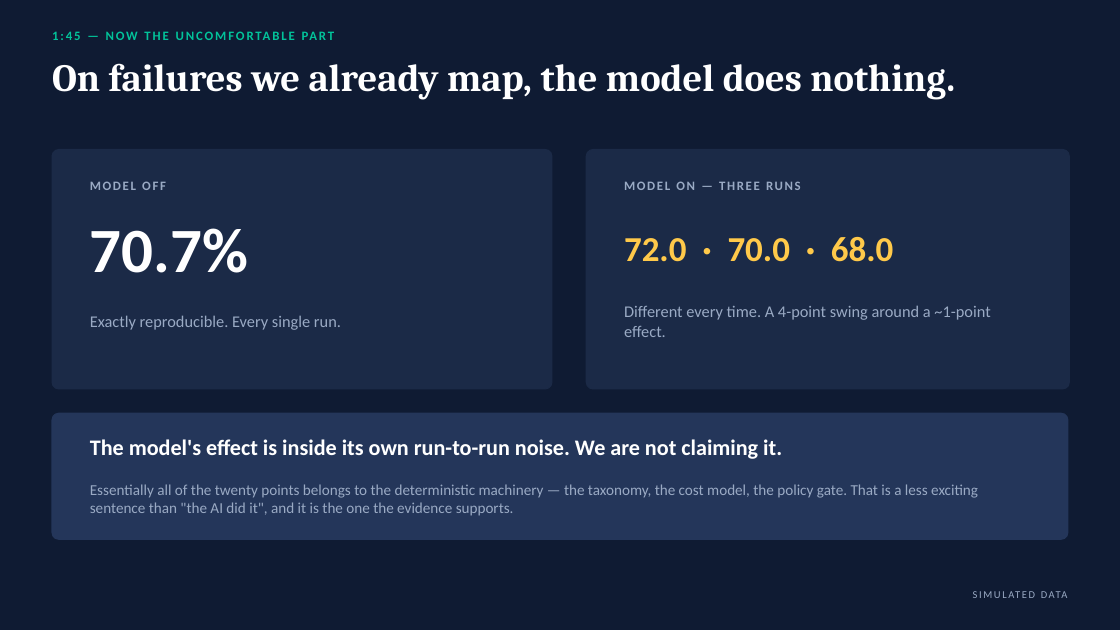
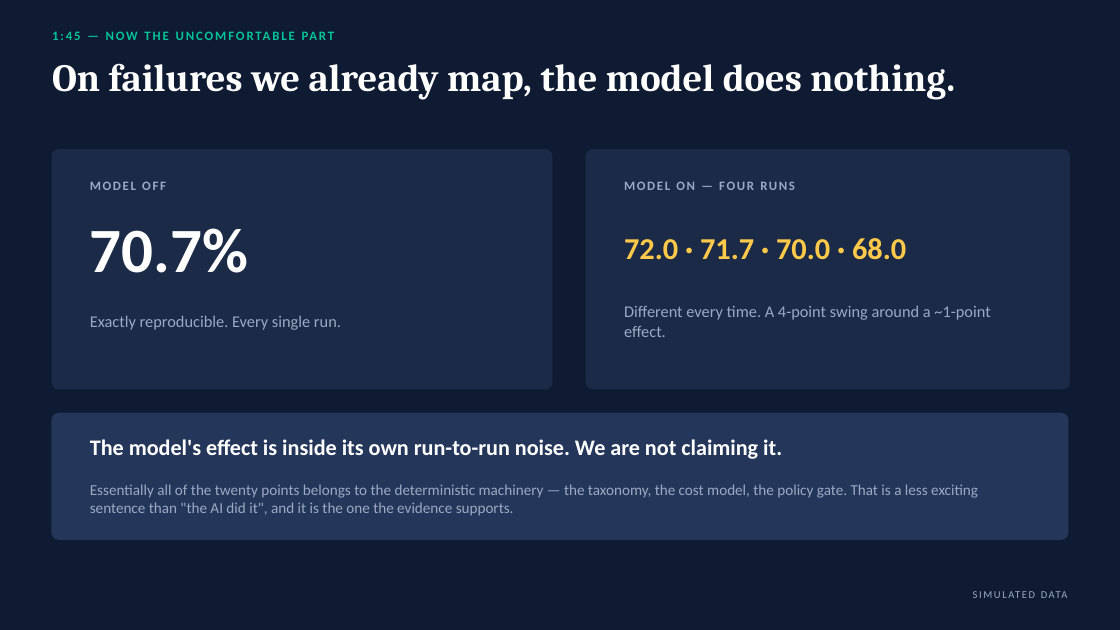
Before and after one commit to Rakesh-18112006/Salvage, a slide deck: slide 5 of docs/SALVAGE-pitch-deck.pptx. Drawn at 1120x630 pixels with LibreOffice and Linux fonts; fonts in the diff are those of the drawing. Boxes give left, top, right and bottom in pixels: in the first picture for what was removed or moved away, otherwise in the second. Text is boxed around its words. In the diff, an @@ line names an element or a change of style, - is before the commit and + after.

Commit message:
Re-baseline every live figure against the 3 Sep prep run
The generalization arm calls a real model, so its numbers move between runs. Two
runs of the identical command on the identical seed differ, and the artefacts
were still quoting the first one.

Corrected everywhere (README, PITCH, RUNSHEET, OPEN-ITEMS, the deck):

  unmapped recovery         62.7%  ->  61.3%
  share of ground recovered 85.5%  ->  83.6%
  cases to a human          25     ->  28
  legible read correctly    88.3%  ->  86.6%
  adopted readings          192    ->  187
  provenance                184 cached, 0 fallbacks -> 179 cached, 3 fallbacks

Phase 3's live arm also produced a fourth observation, 71.7%. The deck and the
script now show all four runs - 72.0 / 71.7 / 70.0 / 68.0 - because the spread is
the evidence for the null result, and dropping today's run would be the one thing
this pitch must not do.

Unchanged and re-verified: the ceiling (73.3%), both collapses to 0.0%, illegible
text correctly declined (86.2%), over-read (13.8%, four cases, all the same
string), misreads into different handling (0), impossible charges unlocked (0).
Every deterministic figure is byte-identical - the ladder, the 50-cohort interval
and its 29-of-50 rank, the eleven worlds, the 108 gate blocks, all four chaos
guarantees.

The runsheet now tells the presenter to read this arm off the file on screen
rather than off the page, and open item 5 records that the number demonstrably
moves - which is the concrete evidence for the missing confidence interval that
item already flagged in the abstract.

Deck re-validated and re-audited clean.

```diff
--- a/docs/SALVAGE-pitch-deck.pptx
+++ b/docs/SALVAGE-pitch-deck.pptx
@@ text at (x1=624, y1=181, x2=795, y2=190): text changed @@
-MODEL ON — THREE RUNS
+MODEL ON — FOUR RUNS
@@ text at (x1=624, y1=238, x2=906, y2=260): text changed; size 30 to 26 pt @@
-72.0 · 70.0 · 68.0
+72.0 · 71.7 · 70.0 · 68.0
```
Also in this commit, not shown: 3 other slides changed, 5 other files.
